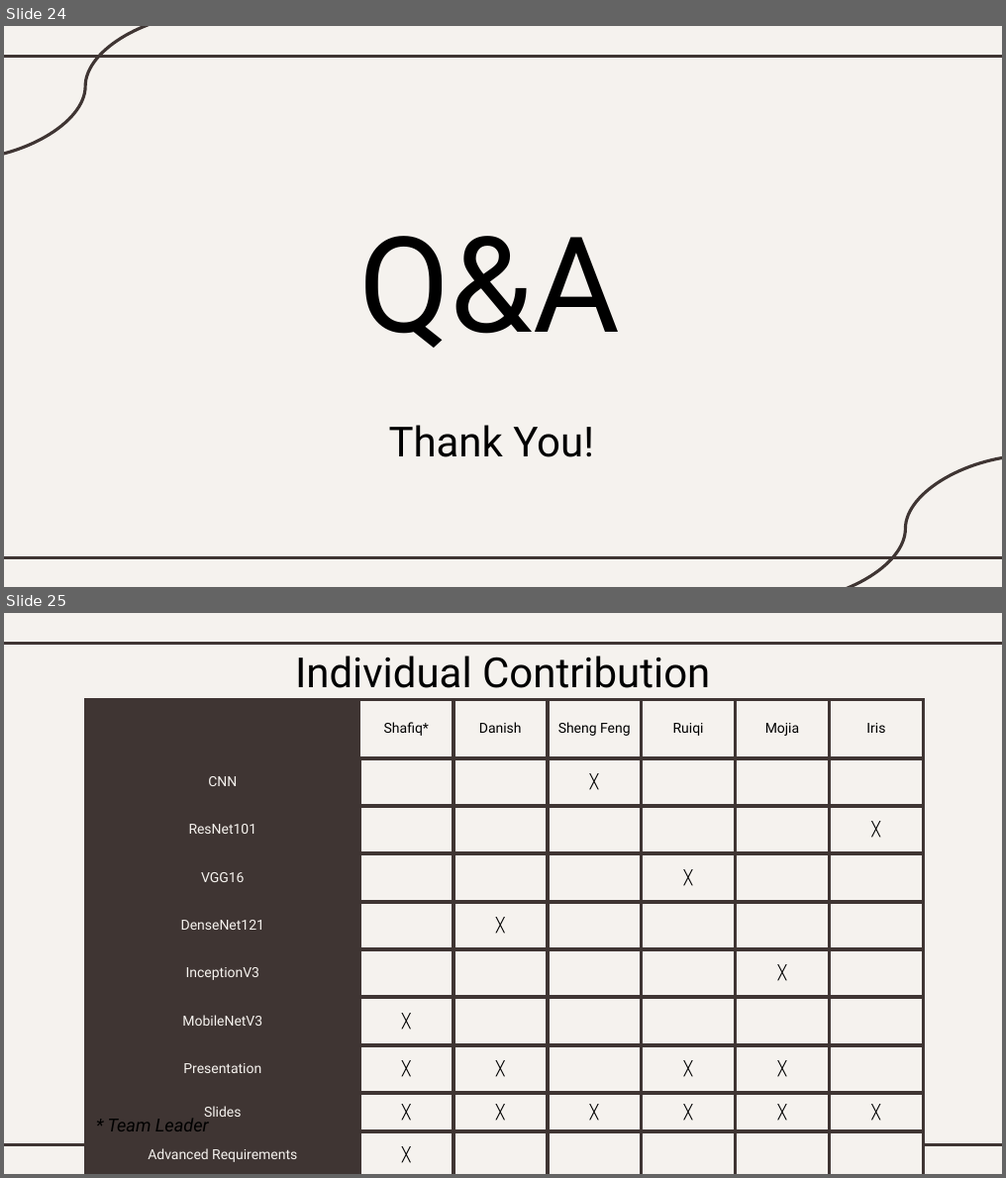
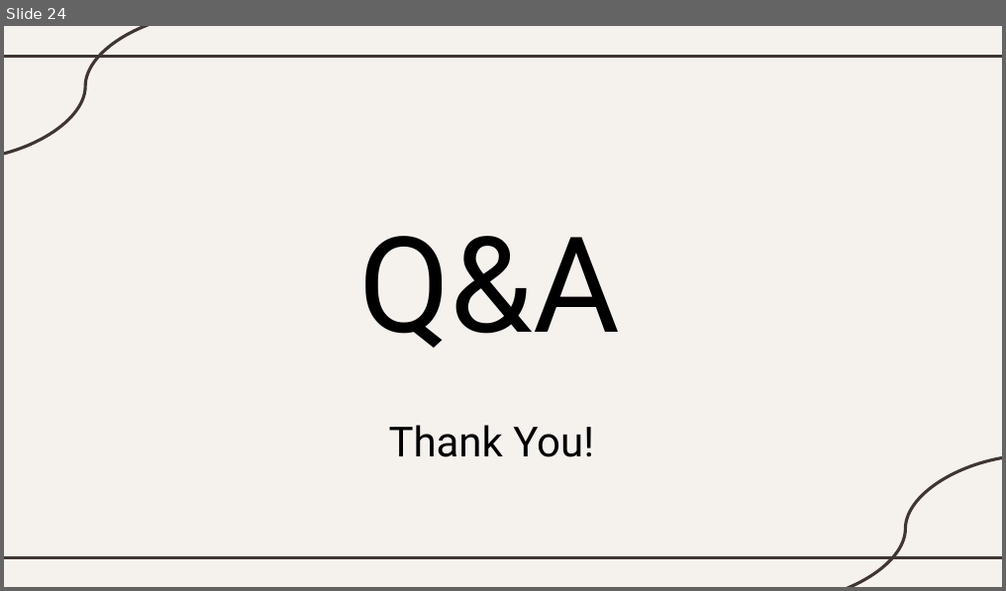
Before and after one commit to ShengFeng133/Machine-Learning-Predict-Food-Categories, a slide deck: Project/IE4414 Presentation.pptx. Shown one above the other, each under a label of ours: slides 24 and 25 before the commit, slide 24 after it. The pictures are 1006x1178 and 1006x591 pixels, drawn with LibreOffice and Linux fonts; fonts in the diff are those of the drawing. Boxes give left, top, right and bottom in pixels: in the first picture for what was removed or moved away, otherwise in the second. Text is boxed around its words. In the diff, an @@ line names an element or a change of style, - is before the commit and + after.

Commit message:
Update

```diff
--- a/Project/IE4414 Presentation.pptx
+++ b/Project/IE4414 Presentation.pptx
@@ slide 25 removed at <box>4,613,1002,1174</box>, background #F5F2EE; not listed: 2 template elements that a slide beside it also shows @@
@@ title removed at <box>295,656,710,688</box> @@
-Individual Contribution
@@ table removed at <box>86,700,922,1166</box>, 10 rows, 7 columns @@
- | Shafiq* | Danish | Sheng Feng | Ruiqi | Mojia | Iris
-CNN |  |  | ╳ |  |  | 
-ResNet101 |  |  |  |  |  | ╳
-VGG16 |  |  |  | ╳ |  | 
-DenseNet121 |  | ╳ |  |  |  | 
-InceptionV3 |  |  |  |  | ╳ | 
-MobileNetV3 | ╳ |  |  |  |  | 
-Presentation | ╳ | ╳ |  | ╳ | ╳ | 
-Slides | ╳ | ╳ | ╳ | ╳ | ╳ | ╳
-Advanced Requirements | ╳ |  |  |  |  | 
@@ text removed at <box>108,1115,209,1132</box> @@
-* Team Leader
```
Also in this commit, not shown: 1 slide changed.
